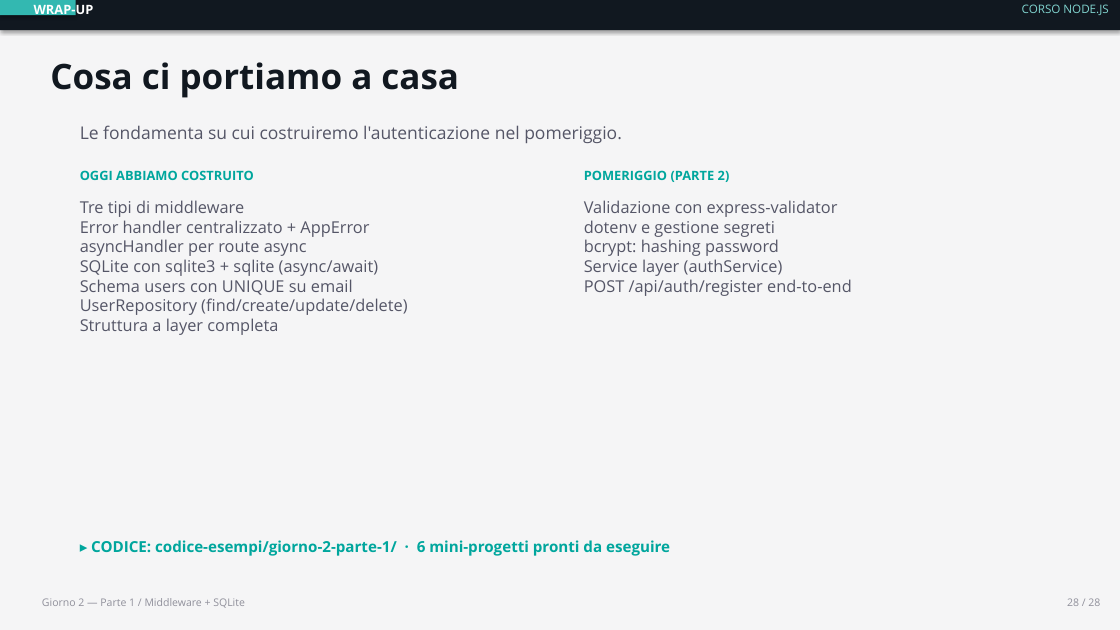
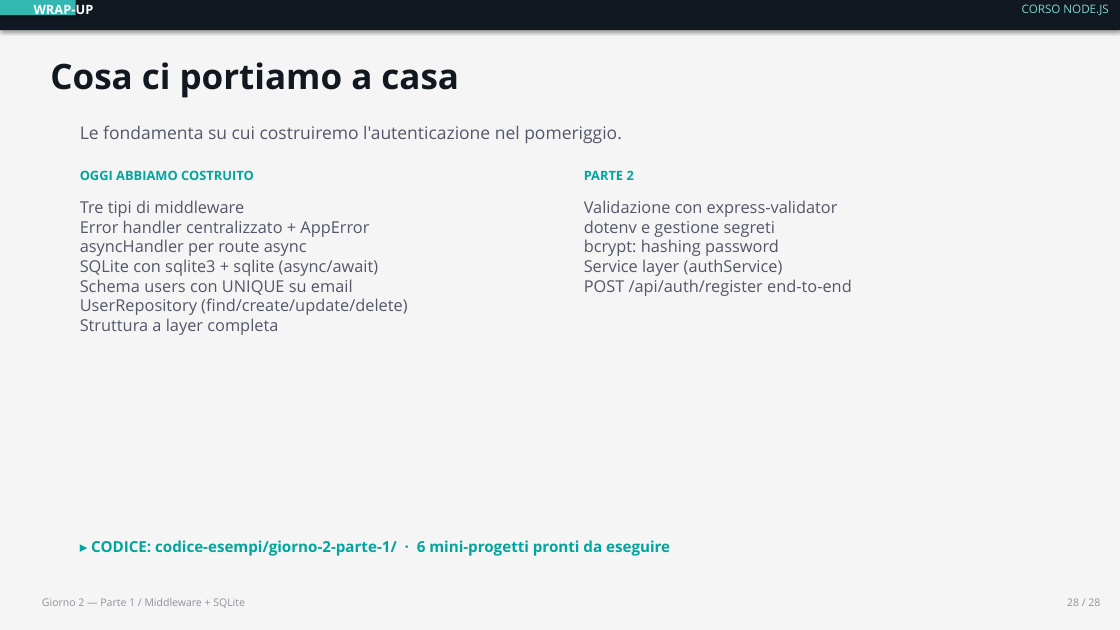
Before and after one commit to mpetrolati/2026-corso-backend-nodejs-express-its, a slide deck: slide 29 of doc/003-middleware-database.pptx. Drawn at 1120x630 pixels with LibreOffice and Linux fonts; fonts in the diff are those of the drawing. Boxes give left, top, right and bottom in pixels: in the first picture for what was removed or moved away, otherwise in the second. Text is boxed around its words. In the diff, an @@ line names an element or a change of style, - is before the commit and + after.

```diff
--- a/doc/003-middleware-database.pptx
+++ b/doc/003-middleware-database.pptx
@@ text at [584, 170, 634, 180]: text changed @@
-POMERIGGIO (PARTE 2)
+PARTE 2
```
Also in this commit, not shown: 3 other slides changed, 2 other files.
